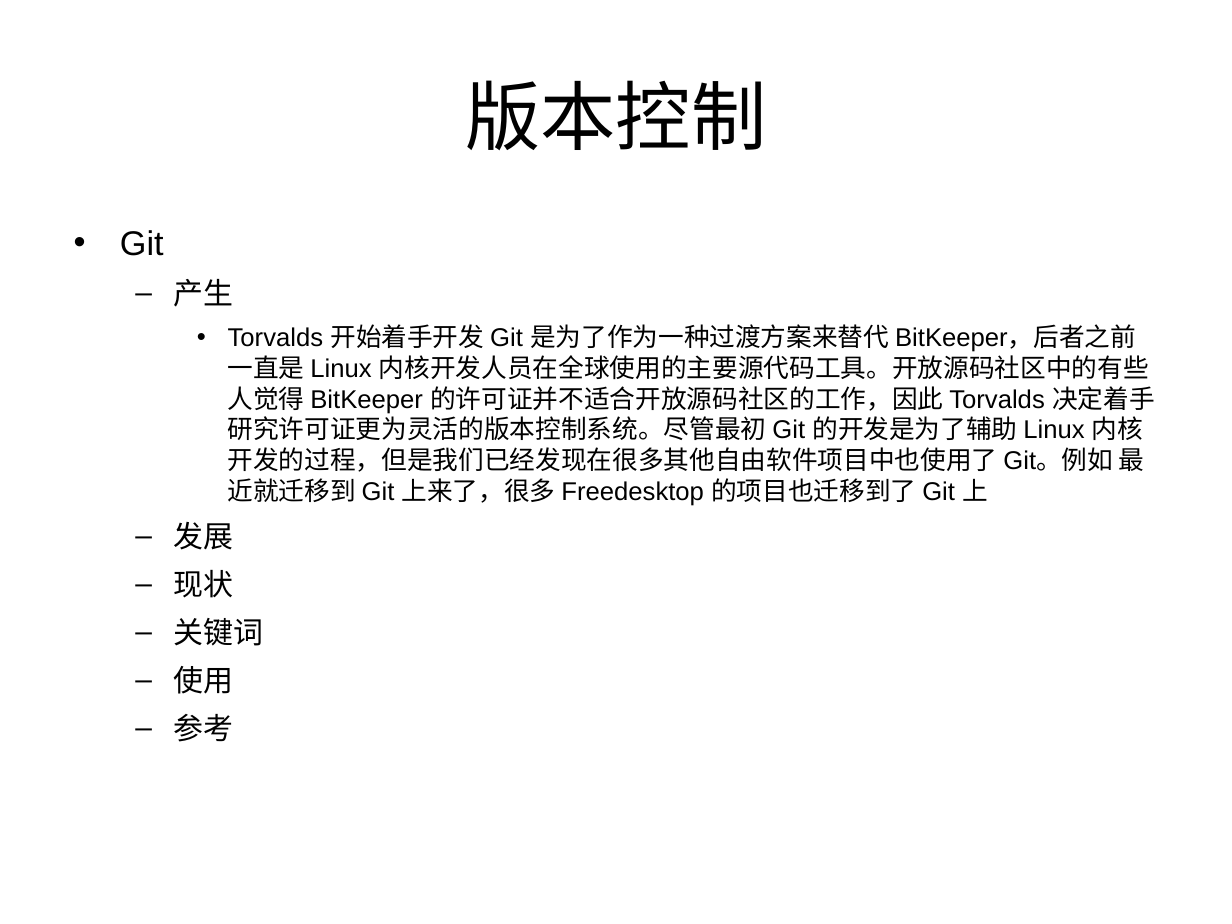
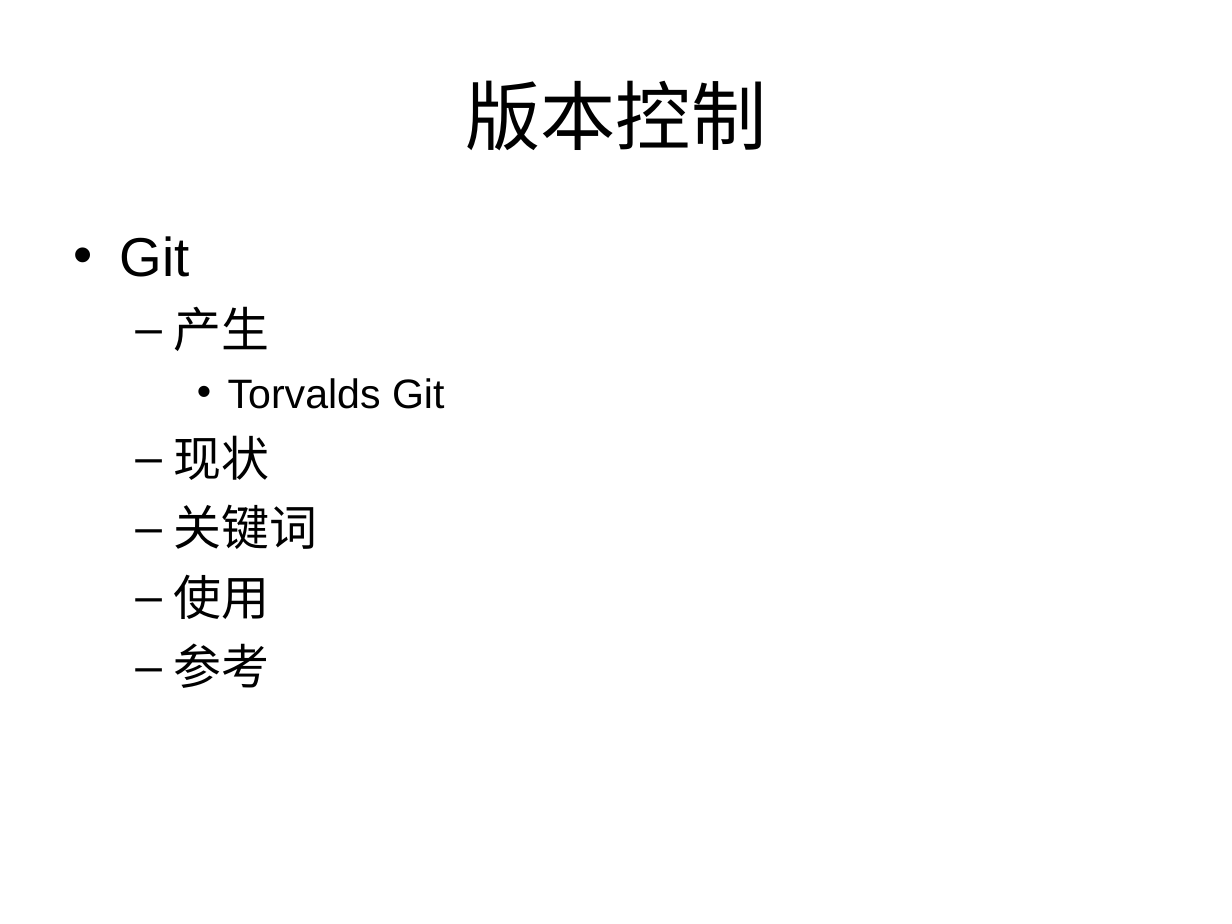
Before and after one commit to Lyon-NEU/Git, a slide deck: slide 15 of git.ppt (slide 10 before the commit). Drawn at 1232x924 pixels with LibreOffice and Linux fonts; fonts in the diff are those of the drawing. Boxes give left, top, right and bottom in pixels: in the first picture for what was removed or moved away, otherwise in the second. Text is boxed around its words. In the diff, an @@ line names an element or a change of style, - is before the commit and + after.

```diff
--- a/git.ppt
+++ b/git.ppt
@@ text at <box>120,236,318,688</box>: size 20 to 32 pt in "Git"; size 17.5 to 28 pt in "产生", "现状", "关键词", "使用" and 1 more places @@
@@ text at <box>228,378,444,409</box>: text changed; size 15 to 24 pt @@
-    • Torvalds 开始着手开发 Git 是为了作为一种过渡方案来替代 BitKeeper，后者之前一直是 Linux 内核开发人员在全球使用的主要源代码工具。开放源码社区中的有些人觉得 BitKeeper 的许可证并不适合开放源码社区的工作，因此 Torvalds 决定着手研究许可证更为灵活的版本控制系统。尽管最初 Git 的开发是为了辅助 Linux 内核开发的过程，但是我们已经发现在很多其他自由软件项目中也使用了 Git。例如 最近就迁移到 Git 上来了，很多 Freedesktop 的项目也迁移到了 Git 上
-  – 发展
+    • Torvalds Git
```
Also in this commit, not shown: 3 other slides changed, 12 slides added, 7 slides removed, 7 other files.
